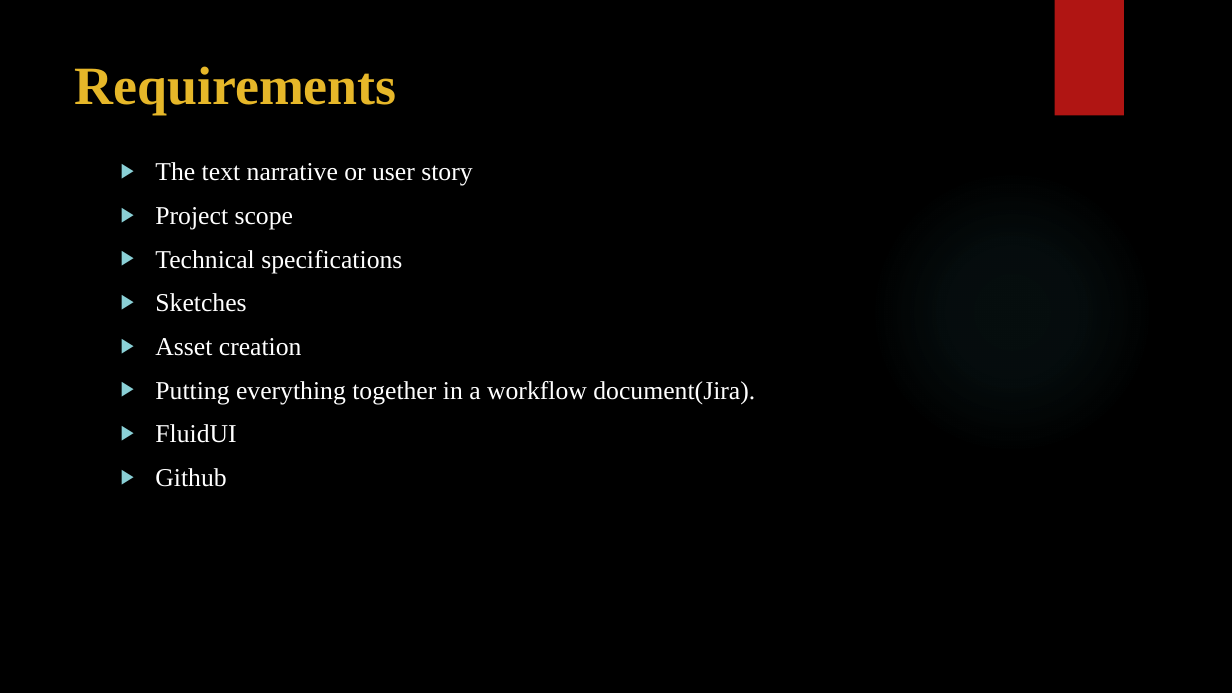
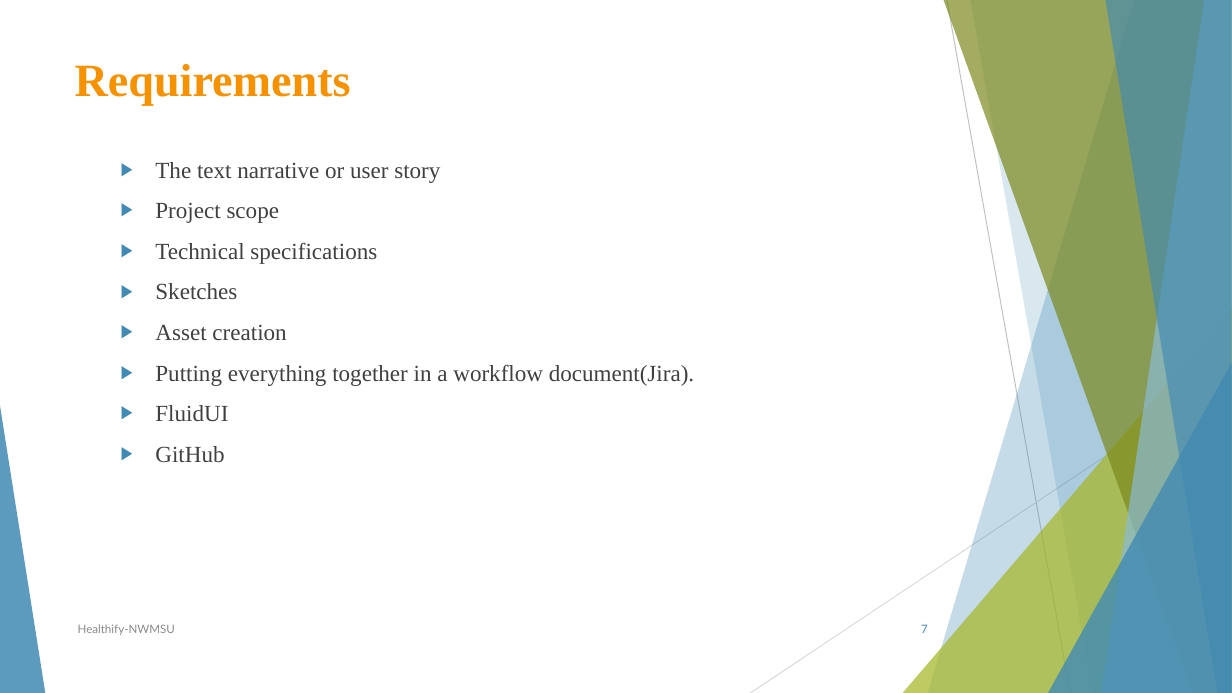
Before and after one commit to sowmyathogiti/Healthify, a slide deck: slide 7 of Healthify-NWMSU.pptx. Drawn at 1232x693 pixels with LibreOffice and Linux fonts; fonts in the diff are those of the drawing; background and template pictures are left out. Boxes give left, top, right and bottom in pixels: in the first picture for what was removed or moved away, otherwise in the second. Text is boxed around its words. In the diff, an @@ line names an element or a change of style, - is before the commit and + after.

```diff
--- a/Healthify-NWMSU.pptx
+++ b/Healthify-NWMSU.pptx
@@ background picture (left out) to #FFFFFF @@
@@ rectangle removed at box(1055, 0, 1124, 116) @@
@@ title "Requirements" at box(75, 64, 351, 105): size 42 to 36 pt, text colour #E6B729 to #F69200 @@
@@ text at box(155, 162, 694, 421): size 20 to 18 pt, text colour #FFFFFF to #404040; bullet colour #8AD0D6 to #418AB3 @@
@@ ellipse removed at box(870, 169, 1154, 454) @@
@@ group added at box(0, 0, 1232, 693): 5 freeform shapes, 3 triangles, 2 lines @@
@@ text at box(155, 446, 224, 462): text changed; size 20 to 18 pt; text colour #FFFFFF to #404040 @@
-▶ Github
+▶ GitHub
@@ text added at box(78, 624, 175, 635), 9 pt, text #8C8C8C @@
+Healthify-NWMSU
@@ page number added at box(921, 624, 928, 633), 9 pt, text #418AB3 @@
+7
```
Also in this commit, not shown: 12 other slides changed.
